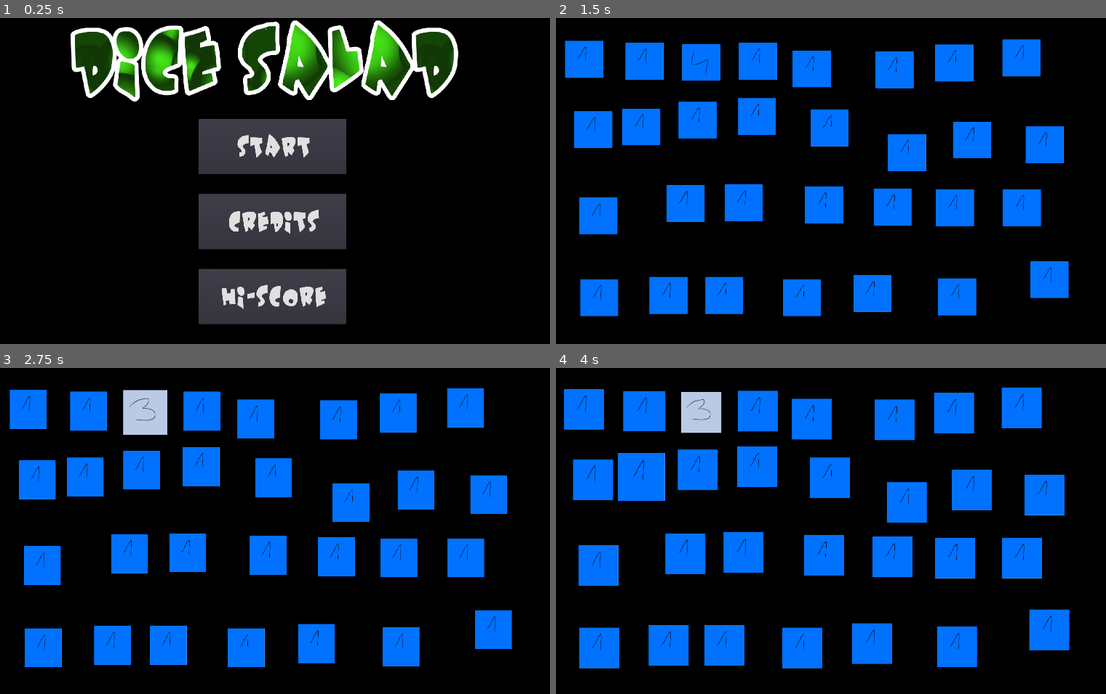
Above: before the commit, frames 1-4 (two rows, left to right).
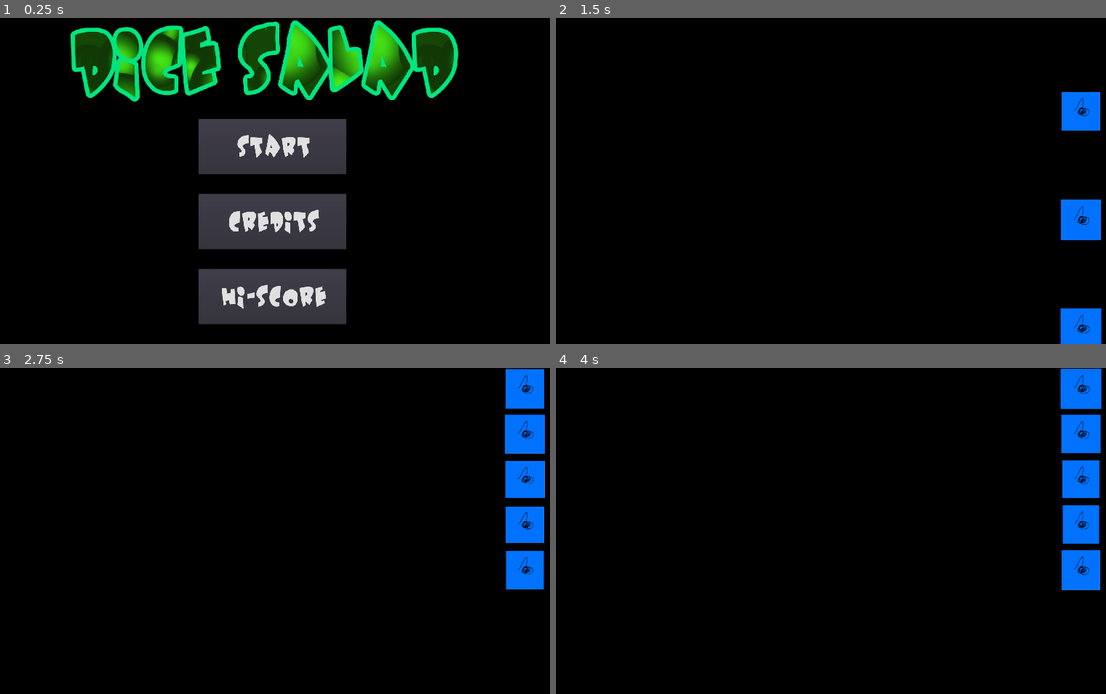
Above: after the commit, the same moments.

Repository: c64cosmin/GMTK2022
Game: Godot game, scene res://scenes/main_menu.tscn
Two runs of this game, one before a commit and one after it. Both use one fixed random seed, a clock stepped at 60 frames per second and the inputs below.
Inputs (mouse positions are in pixels of both pictures, inside the frame that each line leads up to):
- Up to frame 1 (0.25 s): no input
- Up to frame 2 (1.5 s): click "start" at 0.5 s; drag from (699, 63) to (644, 125) at 1.27 s
- Up to frame 3 (2.75 s): drag from (88, 410) to (38, 478) at 2.02 s
- Up to frame 4 (4 s): move the mouse to (644, 475) at 2.77 s; press the mouse at (644, 475) at 2.78 s; release the mouse at (644, 475) at 3.5 s; drag from (594, 478) to (759, 465) at 3.52 s

The runs differ from the first frame. In frame 1, 4.5% of the frame differs, in the area x 12-84%, y 0-26%; in frame 2, 26%; in frame 3, 29%; in frame 4, 32%, in the area x 1-100%, y 0-93%.

Commit message:
Containers

Diff:
--- a/objects/die.tscn
+++ b/objects/die.tscn
@@ -1,6 +1,6 @@
 [gd_scene load_steps=4 format=2]
 
-[ext_resource path="res://textures/ingredients_test.png" type="Texture" id=1]
+[ext_resource path="res://textures/die_test.png" type="Texture" id=1]
 [ext_resource path="res://scripts/die.gd" type="Script" id=2]
 
 [sub_resource type="CircleShape2D" id=1]
--- /dev/null
+++ b/objects/die_spawner.tscn
@@ -0,0 +1,6 @@
+[gd_scene load_steps=2 format=2]
+
+[ext_resource path="res://scripts/die_spawner.gd" type="Script" id=1]
+
+[node name="die_spawner" type="Node2D"]
+script = ExtResource( 1 )
--- /dev/null
+++ b/objects/ingredient_bar.tscn
@@ -0,0 +1,6 @@
+[gd_scene load_steps=2 format=2]
+
+[ext_resource path="res://scripts/ingredient_bar.gd" type="Script" id=1]
+
+[node name="ingredient_bar" type="Node2D"]
+script = ExtResource( 1 )
--- a/resources/bigfont_material.tres
+++ b/resources/bigfont_material.tres
@@ -13,7 +13,7 @@
 	vec4 fontColor = texture(TEXTURE, UV);
 	vec4 tex = texture(textureImage, UV+TIME*0.01);
 	if(COLOR.rgb == vec3(1.0,0.0,0.0)){
-		COLOR = vec4(1.0,1.0,1.0,1.0);
+		COLOR = vec4(0.0,0.9,0.5,1.0);
 	}else{
 		COLOR = fontColor*tex*vec4(0.3,1.0,0.1,1.0);
 	}
--- a/scenes/game.tscn
+++ b/scenes/game.tscn
@@ -1,100 +1,14 @@
-[gd_scene load_steps=3 format=2]
+[gd_scene load_steps=4 format=2]
 
 [ext_resource path="res://scripts/game.gd" type="Script" id=1]
-[ext_resource path="res://objects/die.tscn" type="PackedScene" id=2]
+[ext_resource path="res://objects/die_spawner.tscn" type="PackedScene" id=2]
+[ext_resource path="res://objects/ingredient_bar.tscn" type="PackedScene" id=3]
 
 [node name="game" type="Node2D"]
 script = ExtResource( 1 )
 
-[node name="die" parent="." instance=ExtResource( 2 )]
-position = Vector2( 564, 147 )
+[node name="die_spawner" parent="." instance=ExtResource( 2 )]
+position = Vector2( 1818, 69 )
 
-[node name="die2" parent="." instance=ExtResource( 2 )]
-position = Vector2( 376, 143 )
-
-[node name="die3" parent="." instance=ExtResource( 2 )]
-position = Vector2( 366, 361 )
-
-[node name="die4" parent="." instance=ExtResource( 2 )]
-position = Vector2( 207, 370 )
-
-[node name="die5" parent="." instance=ExtResource( 2 )]
-position = Vector2( 552, 338 )
-
-[node name="die6" parent="." instance=ExtResource( 2 )]
-position = Vector2( 177, 137 )
-
-[node name="die7" parent="." instance=ExtResource( 2 )]
-position = Vector2( 751, 143 )
-
-[node name="die8" parent="." instance=ExtResource( 2 )]
-position = Vector2( 748, 327 )
-
-[node name="die9" parent="." instance=ExtResource( 2 )]
-position = Vector2( 929, 169 )
-
-[node name="die10" parent="." instance=ExtResource( 2 )]
-position = Vector2( 988, 364 )
-
-[node name="die11" parent="." instance=ExtResource( 2 )]
-position = Vector2( 1203, 172 )
-
-[node name="die12" parent="." instance=ExtResource( 2 )]
-position = Vector2( 1243, 446 )
-
-[node name="die13" parent="." instance=ExtResource( 2 )]
-position = Vector2( 1399, 149 )
-
-[node name="die14" parent="." instance=ExtResource( 2 )]
-position = Vector2( 1458, 404 )
-
-[node name="die15" parent="." instance=ExtResource( 2 )]
-position = Vector2( 1622, 132 )
-
-[node name="die16" parent="." instance=ExtResource( 2 )]
-position = Vector2( 1698, 420 )
-
-[node name="die17" parent="." instance=ExtResource( 2 )]
-position = Vector2( 224, 655 )
-
-[node name="die18" parent="." instance=ExtResource( 2 )]
-position = Vector2( 512, 615 )
-
-[node name="die19" parent="." instance=ExtResource( 2 )]
-position = Vector2( 704, 612 )
-
-[node name="die20" parent="." instance=ExtResource( 2 )]
-position = Vector2( 970, 620 )
-
-[node name="die21" parent="." instance=ExtResource( 2 )]
-position = Vector2( 1196, 626 )
-
-[node name="die22" parent="." instance=ExtResource( 2 )]
-position = Vector2( 1402, 629 )
-
-[node name="die23" parent="." instance=ExtResource( 2 )]
-position = Vector2( 1623, 629 )
-
-[node name="die24" parent="." instance=ExtResource( 2 )]
-position = Vector2( 1714, 867 )
-
-[node name="die25" parent="." instance=ExtResource( 2 )]
-position = Vector2( 1409, 924 )
-
-[node name="die26" parent="." instance=ExtResource( 2 )]
-position = Vector2( 1129, 913 )
-
-[node name="die27" parent="." instance=ExtResource( 2 )]
-position = Vector2( 897, 927 )
-
-[node name="die28" parent="." instance=ExtResource( 2 )]
-position = Vector2( 640, 919 )
-
-[node name="die29" parent="." instance=ExtResource( 2 )]
-position = Vector2( 456, 919 )
-
-[node name="die30" parent="." instance=ExtResource( 2 )]
-position = Vector2( 227, 927 )
-
-[node name="die31" parent="." instance=ExtResource( 2 )]
-position = Vector2( 227, 927 )
+[node name="ingredient_bar" parent="." instance=ExtResource( 3 )]
+position = Vector2( 44, 966 )
--- a/scripts/clickable.gd
+++ b/scripts/clickable.gd
@@ -13,7 +13,7 @@
 
 func _process(delta):
 	if dragged and draggable:
-		transform.origin = mouse_position
+		global_transform.origin = mouse_position
 
 func on_mouse_entered():
 	mouse_in = true
--- a/scripts/die.gd
+++ b/scripts/die.gd
@@ -1,21 +1,45 @@
 extends "res://scripts/clickable.gd"
 
-var ingredient = preload("res://objects/ingredient.tscn")
 var type = Gamestate.Ingredients.Tomato
 var time = 0
 var being_rolled = false
 var roll_timer = 0
 var show_new_face = 0
+var spawner = null
+var destination = Vector2.ZERO
+var moving_speed = 1200
+
+func set_type(new_type):
+	type = new_type
+	$Sprite.frame = new_type
 
 func _ready():
 	$Sprite.frame = type
 
 func _process(delta):
+	animate_shape(delta)
+	move_to_destination(delta)
+	roll_the_die(delta)
+
+func _on_clicked():
+	being_rolled = true
+	roll_timer = 1
+	clickable = false
+
+func move_to_destination(delta):
+	var move_direction = destination - global_transform.origin
+	var move_speed = min(moving_speed, move_direction.length()/delta)
+	global_transform.origin = global_transform.origin + \
+	move_direction.normalized()*move_speed*delta
+
+func animate_shape(delta):
 	time += delta*4
 	if time > 4*PI:
 		time = 0
 	$Sprite.scale.x = 1 + cos(time)*0.04 + sin(time/2+0.3)*0.02
 	$Sprite.scale.y = 1 + sin(time+0.5)*0.04 + cos(time/2+0.4)*0.02
+
+func roll_the_die(delta):
 	if being_rolled:
 		if roll_timer > 0:
 			roll_timer -= delta
@@ -25,13 +49,6 @@
 				$Sprite.frame = randi()%4
 				show_new_face = 0.1
 		else:
-			var new_ingredient = ingredient.instance()
-			get_parent().add_child(new_ingredient)
-			new_ingredient.transform.origin = transform.origin
-			new_ingredient.set_type(randi()%4)
+			spawner.die_was_rolled(self)
+			get_node("/root/game/ingredient_bar").spawn_ingredient(global_transform.origin)
 			queue_free()
-
-func _on_clicked():
-	being_rolled = true
-	roll_timer = 1
-	clickable = false
--- /dev/null
+++ b/scripts/die_spawner.gd
@@ -0,0 +1,35 @@
+extends Node2D
+
+var die = preload("res://objects/die.tscn")
+var spawn_period = 0.3#5
+var spawn_timer = 0
+var spawning = true
+var max_die = 5
+var dices = []
+
+func _ready():
+	spawn_timer = spawn_period
+
+func _process(delta):
+	arrange_dice()
+	if spawning:
+		spawn_timer -= delta
+		if spawn_timer <= 0:
+			spawn_timer = spawn_period
+			spawn()
+
+func spawn():
+	if dices.size() < max_die:
+		var new_die = die.instance()
+		add_child(new_die)
+		new_die.global_transform.origin = global_transform.origin + Vector2(0, 1000)
+		new_die.spawner = self
+		dices.push_back(new_die)
+
+func die_was_rolled(die):
+	dices.erase(die)
+
+func arrange_dice():
+	for i in range(0, dices.size()):
+		var die = dices[i]
+		die.destination = global_transform.origin + Vector2(0, i*150)
--- a/scripts/gamestate.gd
+++ b/scripts/gamestate.gd
@@ -8,3 +8,10 @@
 	Egg = 2,
 	Salad = 3
 }
+
+const DieTypes = {
+	Vegetable = 0,
+	Fruit = 1,
+	Meat = 2,
+	Seasoning = 3
+}
--- a/scripts/ingredient.gd
+++ b/scripts/ingredient.gd
@@ -4,6 +4,8 @@
 var time = 0
 var scale_extra = 1
 var scale_extra_target = 1
+var destination = Vector2.ZERO
+var moving_speed = 1200
 
 func set_type(new_type):
 	type = new_type
@@ -13,13 +15,25 @@
 	draggable = true
 
 func _process(delta):
-	time += delta*(scale_extra*3+3)
-	if time > 4*PI:
-		time = 0
-	scale_extra += (scale_extra_target - scale_extra)*delta
-	$Sprite.scale.x = 1 + (cos(time)*2 + sin(time/2+0.3))*(0.01+scale_extra*0.02) + scale_extra*0.2
-	$Sprite.scale.y = 1 + (sin(time+0.5)*2 + cos(time/2+0.4))*(0.01+scale_extra*0.02) + scale_extra*0.2
+	animate_shape(delta)
+	move_to_destination(delta)
+	inflate_on_click()
+
+func inflate_on_click():
 	if dragged:
 		scale_extra_target = 1
 	else:
 		scale_extra_target = 0
+
+func animate_shape(delta):
+	time += delta*4
+	if time > 4*PI:
+		time = 0
+	$Sprite.scale.x = 1 + cos(time)*0.04 + sin(time/2+0.3)*0.02
+	$Sprite.scale.y = 1 + sin(time+0.5)*0.04 + cos(time/2+0.4)*0.02
+
+func move_to_destination(delta):
+	var move_direction = destination - global_transform.origin
+	var move_speed = min(moving_speed, move_direction.length()/delta)
+	global_transform.origin = global_transform.origin + \
+	move_direction.normalized()*move_speed*delta
--- /dev/null
+++ b/scripts/ingredient_bar.gd
@@ -0,0 +1,27 @@
+extends Node2D
+
+var ingredient = preload("res://objects/ingredient.tscn")
+var ingredients = []
+var max_ingredients = 12
+
+func _ready():
+	pass # Replace with function body.
+
+func _process(_delta):
+	arrange_ingredients()
+
+func add_ingredient(ingredient):
+	ingredients.push_back(ingredient)
+
+func arrange_ingredients():
+	for i in range(0, ingredients.size()):
+		var ing = ingredients[i]
+		ing.destination = global_transform.origin + Vector2(i*150, 0)
+
+func spawn_ingredient(position):
+	if ingredients.size() < max_ingredients:
+		var new_ingredient = ingredient.instance()
+		get_parent().add_child(new_ingredient)
+		new_ingredient.transform.origin = position
+		new_ingredient.set_type(randi()%4)
+		ingredients.push_back(new_ingredient)
Binary file added: textures/die_test.png
Not shown, added: textures/die_test.png.import
